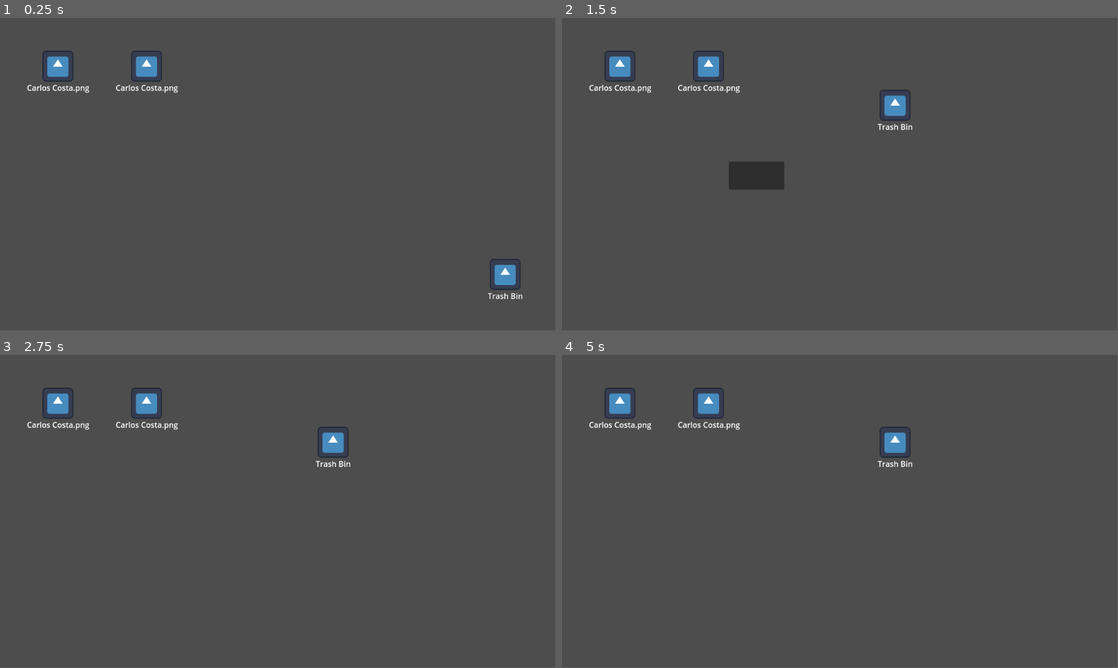
Above: before the commit, frames 1-4 (two rows, left to right).
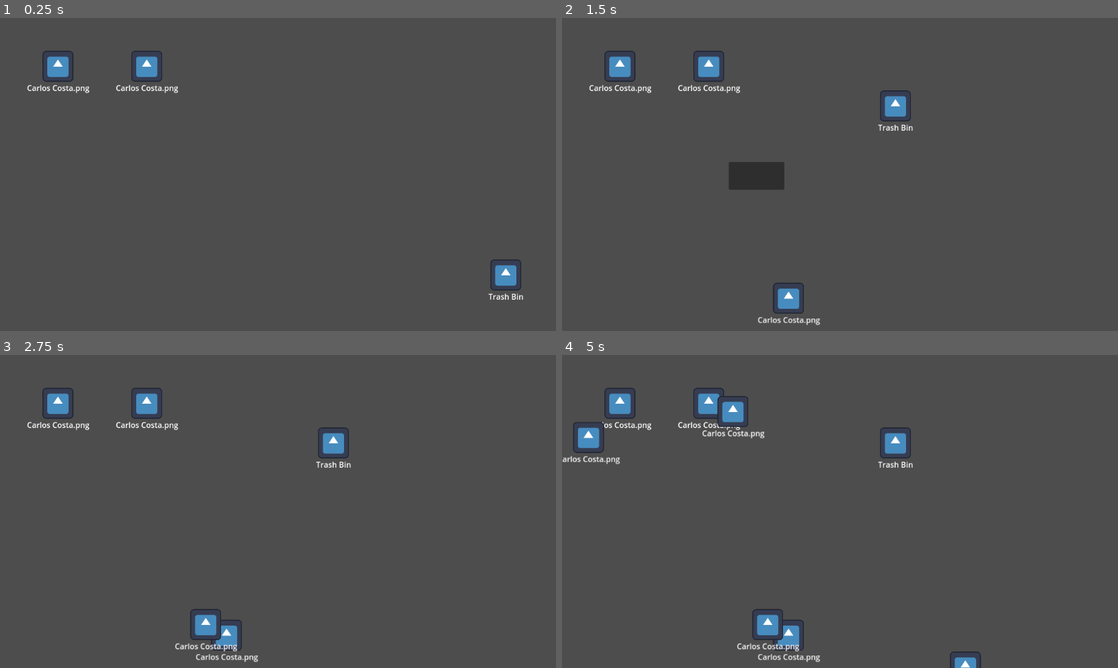
Above: after the commit, the same moments.

Repository: VileOar/ludum-dare-54
Game: Godot game, scene res://scenes/main.tscn
Two runs of this game, one before a commit and one after it. Both use one fixed random seed, a clock stepped at 60 frames per second and the inputs below. Before the commit the project starts from res://scenes/desktop.tscn. The engine's default icon, where the game draws it, is replaced by a stand-in: a white triangle on a blue panel in a dark square.
Inputs (mouse positions are in pixels of both pictures, inside the frame that each line leads up to):
- Up to frame 1 (0.25 s): no input
- Up to frame 2 (1.5 s): tap Enter at 0.5 s; drag from (1067, 274) to (895, 105) at 0.52 s; tap Space at 1.25 s; drag from (728, 190) to (895, 105) at 1.27 s
- Up to frame 3 (2.75 s): move the mouse to (333, 442) at 2.02 s; click (333, 442) at 2.17 s
- Up to frame 4 (5 s): tap Enter at 2.75 s; drag from (812, 574) to (673, 464) at 2.77 s; move the mouse to (1006, 558) at 3.52 s; click (1006, 558) at 3.67 s; tap Space at 4.25 s; drag from (673, 464) to (895, 442) at 4.27 s
In our replay, the window is 799x449 before the commit and 800x450 after it. These sizes can differ from the game's own. Grey fills any space a smaller window leaves; there, only what the larger window draws over its background counts as a difference.

The runs differ from the first frame. In frame 1, 0.4% of the frame differs, in the area x 5-95%, y 12-90%; in frame 2, 0.8%; in frame 3, 1.2%; in frame 4, 2.3%, in the area x 0-76%, y 12-100%.

Commit message:
Squashed commit of the following:
commit a3c708c0caebfec44bb9daeb5089da51e46b540c
Author: PMSValerio <37459155+PMSValerio@users.noreply.github.com>
Date:   Sat Sep 30 11:30:36 2023 +0100

    added file_spawner

Diff:
--- a/project.godot
+++ b/project.godot
@@ -11,10 +11,15 @@
 [application]
 
 config/name="Ludum Dare 54"
-run/main_scene="res://scenes/desktop.tscn"
+run/main_scene="res://scenes/main.tscn"
 config/features=PackedStringArray("4.1", "Forward Plus")
 config/icon="res://icon.svg"
 
 [autoload]
 
-SignalManager="*res://scripts/signal_manager.gd"
+Global="*res://scripts/autoloads/global.gd"
+SignalManager="*res://scripts/autoloads/signal_manager.gd"
+
+[display]
+
+window/stretch/mode="viewport"
--- a/scenes/desktop.tscn
+++ b/scenes/desktop.tscn
@@ -1,10 +1,13 @@
 [gd_scene load_steps=4 format=3 uid="uid://crlkuni2202pw"]
 
 [ext_resource type="PackedScene" uid="uid://dv0gqt42k76sy" path="res://scenes/files/draggable_file.tscn" id="1_nnh13"]
+[ext_resource type="Script" path="res://scripts/systems/desktop.gd" id="1_y7jii"]
 [ext_resource type="PackedScene" uid="uid://borhx2rspskdv" path="res://scenes/files/trash_bin.tscn" id="2_n3o80"]
 [ext_resource type="PackedScene" uid="uid://b5urrjt5nnfyi" path="res://scenes/mouse_manager.tscn" id="3_vdwjr"]
 
 [node name="Desktop" type="Node2D"]
+script = ExtResource("1_y7jii")
+file_scene = ExtResource("1_nnh13")
 
 [node name="Camera2D" type="Camera2D" parent="."]
 
--- /dev/null
+++ b/scenes/main.tscn
@@ -0,0 +1,12 @@
+[gd_scene load_steps=3 format=3 uid="uid://dbv62ldbf64mb"]
+
+[ext_resource type="PackedScene" uid="uid://bj5y314d3ssba" path="res://scenes/spawner.tscn" id="1_5sg88"]
+[ext_resource type="PackedScene" uid="uid://crlkuni2202pw" path="res://scenes/desktop.tscn" id="2_jclm6"]
+
+[node name="Main" type="Node2D"]
+
+[node name="Spawner" parent="." instance=ExtResource("1_5sg88")]
+
+[node name="Desktop" parent="." instance=ExtResource("2_jclm6")]
+
+[connection signal="new_file" from="Spawner" to="Desktop" method="_on_spawner_new_file"]
--- /dev/null
+++ b/scenes/spawner.tscn
@@ -0,0 +1,12 @@
+[gd_scene load_steps=2 format=3 uid="uid://bj5y314d3ssba"]
+
+[ext_resource type="Script" path="res://scripts/systems/file_spawner.gd" id="1_c2f8w"]
+
+[node name="Spawner" type="Node2D"]
+script = ExtResource("1_c2f8w")
+
+[node name="SpawnTimer" type="Timer" parent="."]
+one_shot = true
+autostart = true
+
+[connection signal="timeout" from="SpawnTimer" to="." method="_on_spawn_timer_timeout"]
--- /dev/null
+++ b/scripts/autoloads/global.gd
@@ -0,0 +1,13 @@
+extends Node
+
+
+func _ready():
+	randomize()
+
+
+enum FileTypes {
+	NORMAL, ## a simple file with no gimmicks
+#	ERROR_MESSAGE_EXE, ## infintely spawns error messages
+#	ADD_POPUP_EXE, ## spawns an add popup
+	# TODO: add more as needed
+}
--- /dev/null
+++ b/scripts/systems/desktop.gd
@@ -0,0 +1,26 @@
+extends Node2D
+
+
+## TODO: make this a dict in order to hold all file types' scenes
+@export var file_scene : PackedScene
+
+
+## connected to the Spawner's new file signal in main scene
+func _on_spawner_new_file(file_type):
+	match file_type:
+		Global.FileTypes.NORMAL:
+			var file_pos = _get_position_within_bounds()
+			var new_file = file_scene.instantiate()
+			new_file.position = file_pos
+			add_child(new_file)
+
+
+## return a position within desktop bounds
+func _get_position_within_bounds():
+	# TODO: restruct size, because files must not spawn in toolbar space for instance
+	var rect = get_viewport_rect()
+	var xx = randf_range(-rect.size.x/2, rect.size.x/2)
+	var yy = randf_range(-rect.size.y/2, rect.size.y/2)
+	var pos = Vector2(xx, yy)
+
+	return pos
--- /dev/null
+++ b/scripts/systems/file_spawner.gd
@@ -0,0 +1,28 @@
+extends Node
+
+
+## this signal is emitted periodically with a file type
+## the desktop should be in charge of actually creating the file node and randomly populating it
+signal new_file(file_type)
+
+@onready var spawn_timer = $SpawnTimer
+
+## if this variable is true, spawn files periodically
+var enable_spawning : bool = true:
+	set(value):
+		if value:
+			spawn_timer.start(spawn_time)
+		else:
+			spawn_timer.stop()
+
+var spawn_time = 1.0 # sec
+
+
+func _on_spawn_timer_timeout():
+	# TODO: another way to choose file type, not completely random
+	var values = Global.FileTypes.values()
+	var type = values[randi() % values.size()]
+
+	new_file.emit(type)
+
+	spawn_timer.start(spawn_time)
Renamed: scripts/signal_manager.gd -> scripts/autoloads/signal_manager.gd
